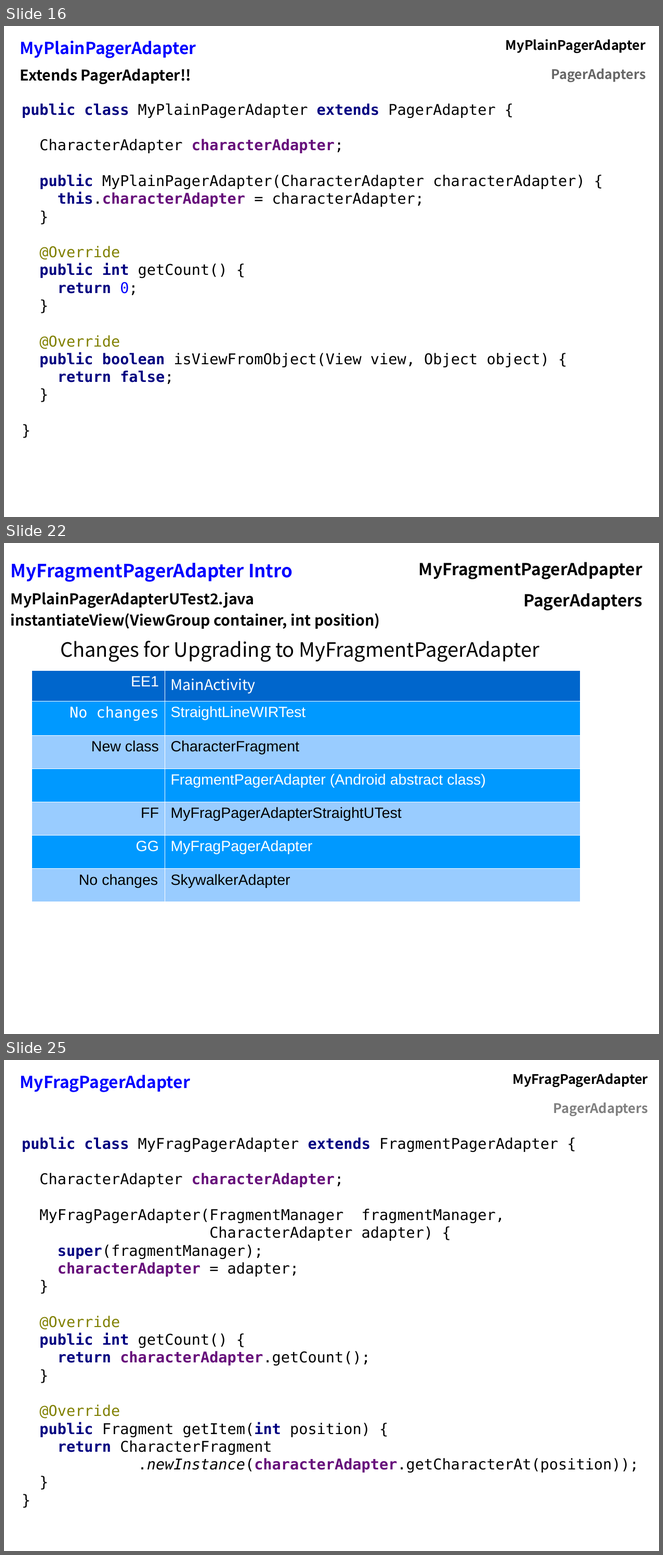
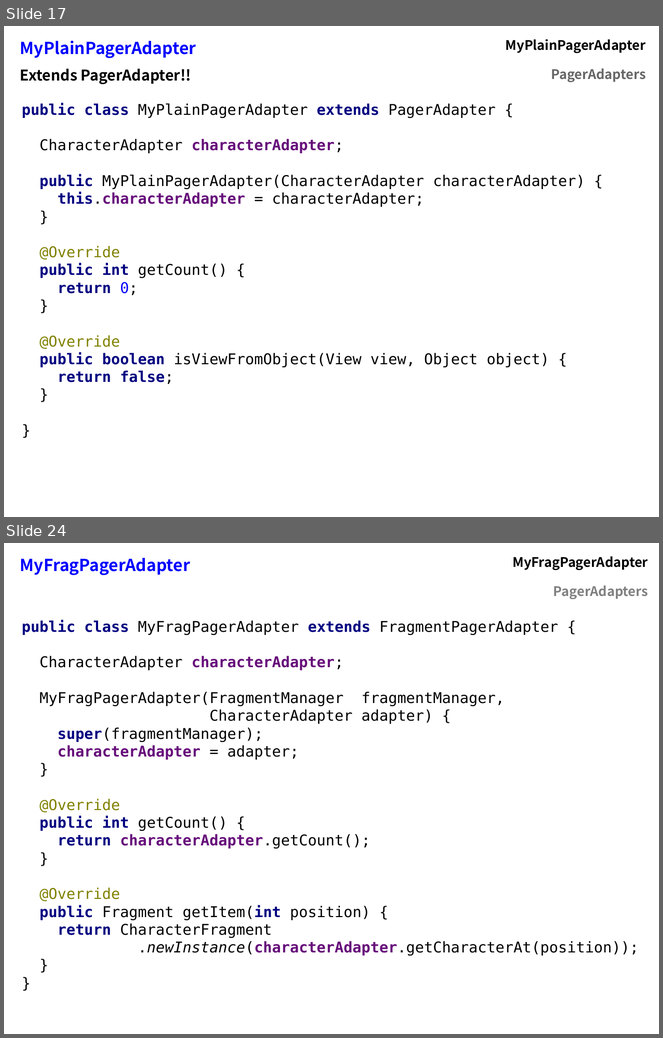
Before and after one commit to flocela/PagerAdaptersHandouts, a slide deck: PagerAdapterPresentation.odp. Shown one above the other, each under a label of ours: slides 16, 22 and 25 before the commit, slides 17 and 24 after it; the slides between them are not shown. The pictures are 663x1555 and 663x1038 pixels, drawn with LibreOffice and Linux fonts; fonts in the diff are those of the drawing. Boxes give left, top, right and bottom in pixels: in the first picture for what was removed or moved away, otherwise in the second. Text is boxed around its words. In the diff, an @@ line names an element or a change of style, - is before the commit and + after.

```diff
--- a/PagerAdapterPresentation.odp
+++ b/PagerAdapterPresentation.odp
@@ slide 22 removed at (4, 543, 659, 1034), background #FFFFFF @@
@@ table removed at (5, 553, 648, 631), 2 rows, 2 columns @@
-MyFragmentPagerAdapter Intro | MyFragmentPagerAdpapter
-MyPlainPagerAdapterUTest2.java / instantiateView(ViewGroup container, int position) | PagerAdapters
@@ text removed at (27, 577, 562, 608) @@
-MyPlainPagerAdapter - Testing instantiateView(ViewGroup container, int position)
-in MyPlainPagerAdapterUTest2.java
@@ text removed at (60, 641, 540, 662) @@
-Changes for Upgrading to MyFragmentPagerAdapter
@@ table removed at (32, 670, 581, 902), 7 rows, 2 columns @@
-EE1 | MainActivity
-No changes | StraightLineWIRTest
-New class | CharacterFragment
- | FragmentPagerAdapter (Android abstract class)
-FF | MyFragPagerAdapterStraightUTest
-GG | MyFragPagerAdapter
-No changes | SkywalkerAdapter
@@ what was slide 16 is now slide 17 @@
@@ what was slide 25 is now slide 24 @@
```
Also in this commit, not shown: 11 slides changed, 6 slides added, 7 other slides removed, 3 other files.
